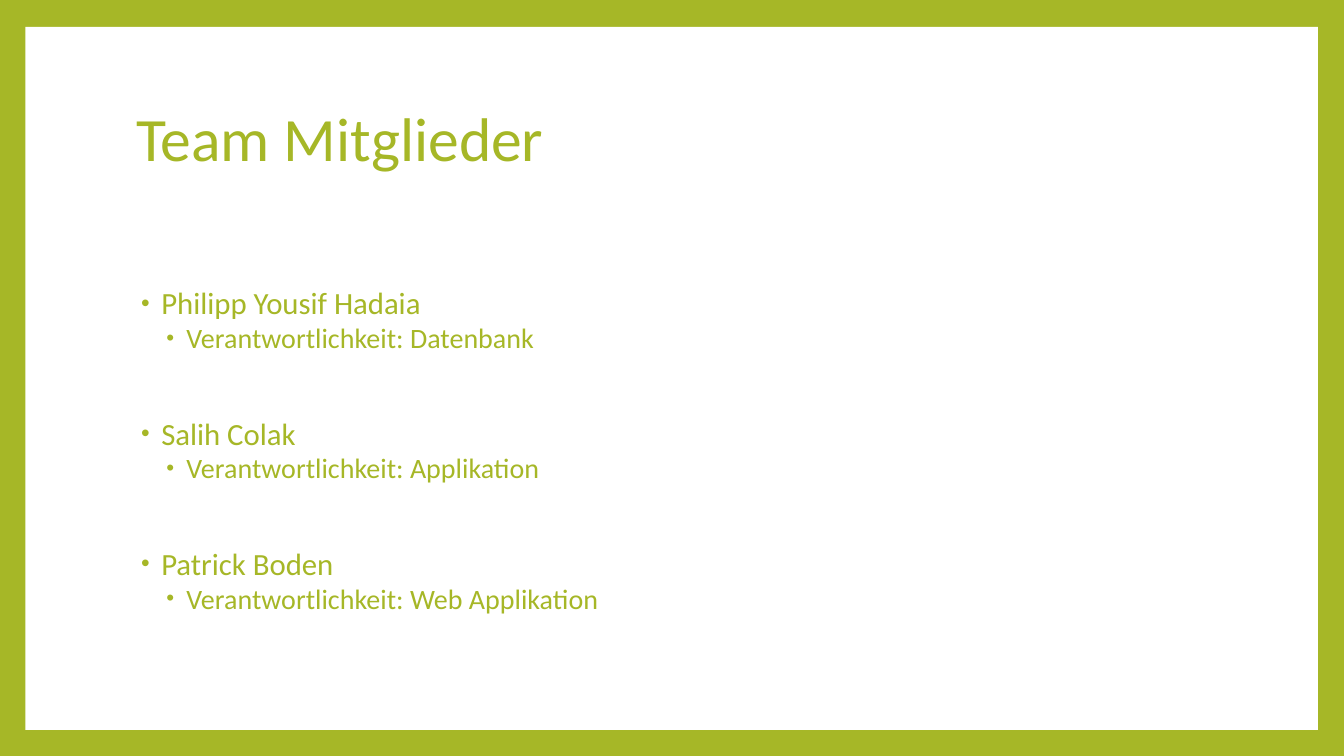
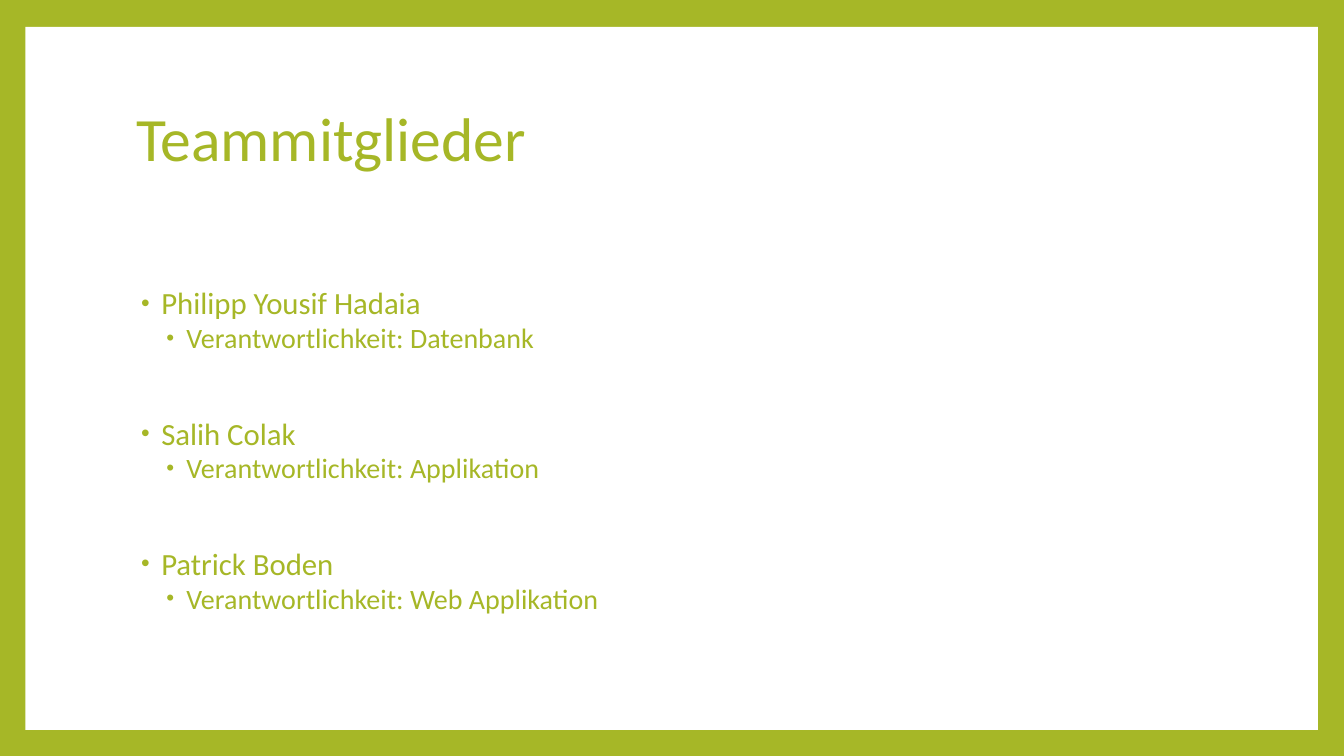
Before and after one commit to SalihColak/Cooking-Consultant, a slide deck: slide 3 of docs/Praesentation_Prototyp/prototyp.pptx. Drawn at 1344x756 pixels with LibreOffice and Linux fonts; fonts in the diff are those of the drawing. Boxes give left, top, right and bottom in pixels: in the first picture for what was removed or moved away, otherwise in the second. Text is boxed around its words. In the diff, an @@ line names an element or a change of style, - is before the commit and + after.

```diff
--- a/docs/Praesentation_Prototyp/prototyp.pptx
+++ b/docs/Praesentation_Prototyp/prototyp.pptx
@@ title at (x1=136, y1=118, x2=526, y2=172): text changed @@
-Team Mitglieder
+Teammitglieder
```
Also in this commit, not shown: 2 other slides changed.
